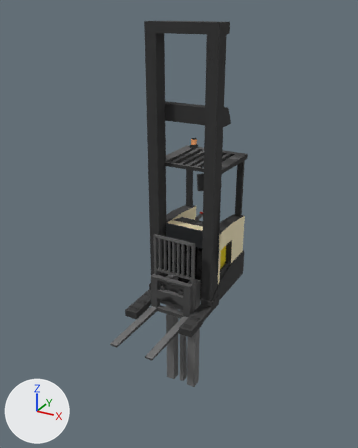
An edit to the FBX model Assets/_Project/Models/Reach-MT.fbx, drawn before and after from the same camera.
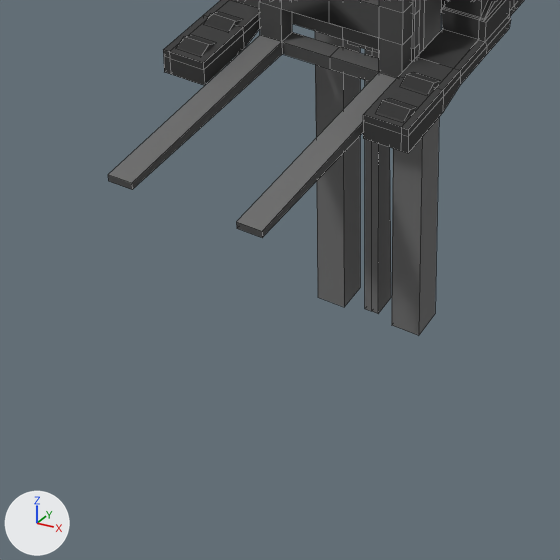
Each version is shown whole from a 50 mm lens placed at (3.13, -6.33, 4.24), pointed at (-0.09, -0.48, 1.32), then close up on the part from 23% to 65% of the width and 66% to 100% of the height. The axes (+X, +Y, +Z) are drawn at lower left. The lights are the same throughout. The first two pictures are the older version. The close-ups show mesh edges as thin lines. Where no turn or scale is listed for an object, it has been applied to the vertices. Vertices at exactly the same position are counted once.

In view in the first close-up: 'Forks', 'Mast', 'ReachChassis'.
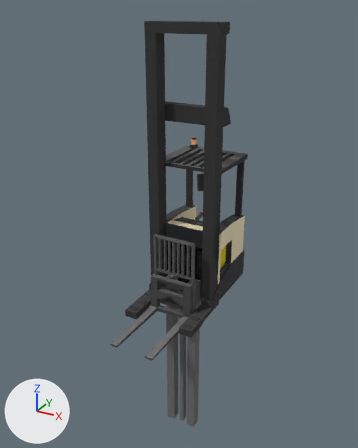
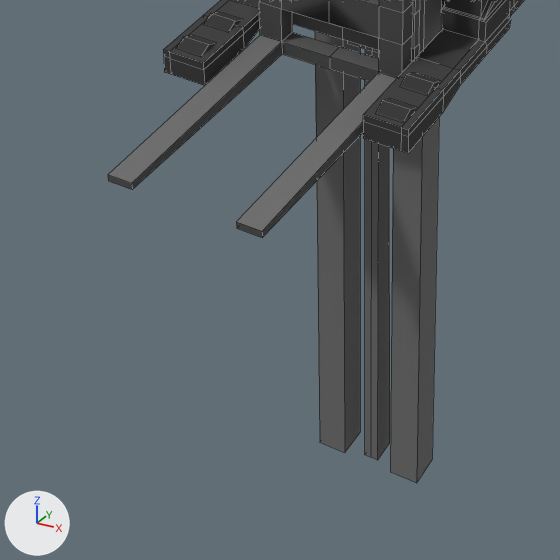
The edits, one by one:
me_cube_002 is used by ob_mast; location (0.0, 0.0, 0.0).
me_cube_002 had 42 vertices, 38 faces and spanned x -0.26..0.26, y -0.59..-0.43, z -1.5..0.44.
me_cube_002 now has 42 vertices, 38 faces and spans x -0.26..0.26, y -0.59..-0.43, z -2.37..0.44.
me_cube_002 part 1: all 14 vertices in x -0.26..0.26, y -0.59..-0.43, z -1.5 are moved by (0.0, 0.0, -0.87).

What differs and where, as boxes (x1, y1, x2, y2) in the close-ups (560 x 560 px):
'Mast', reshaped: before (315, 0, 441, 335); after (315, 0, 441, 483)
